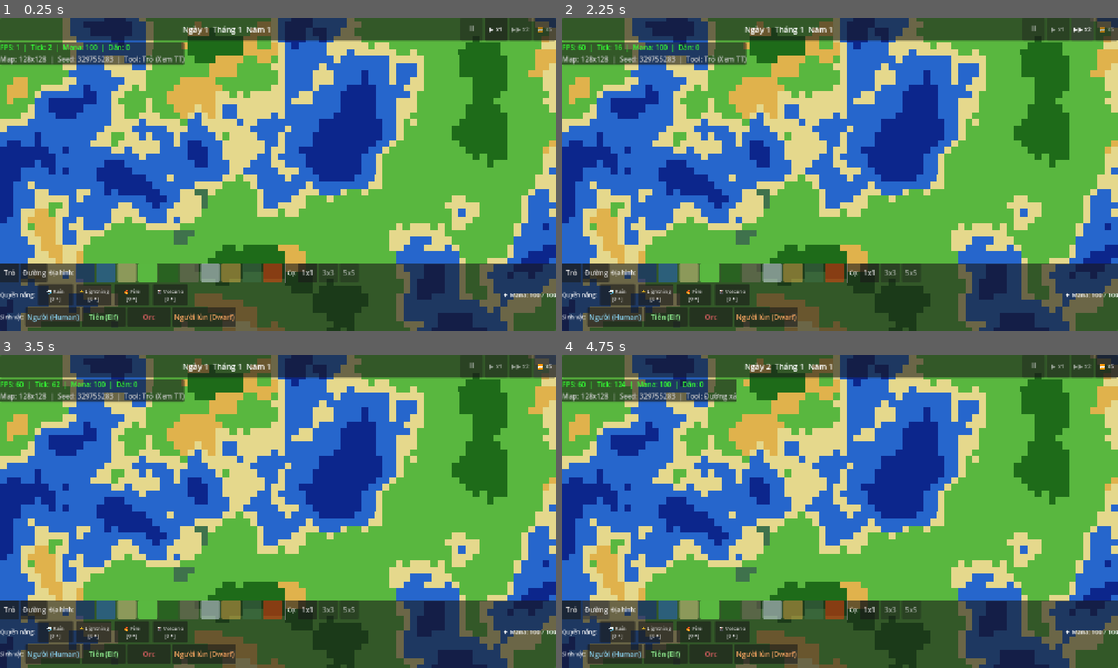
Above: before the commit, frames 1-4 (two rows, left to right).
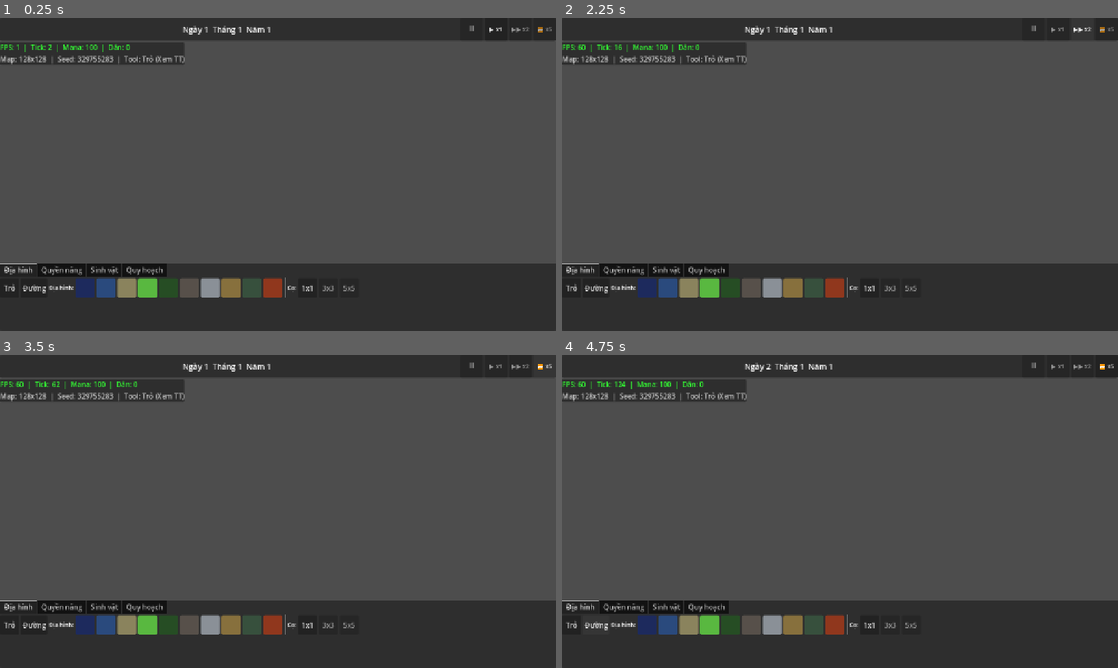
Above: after the commit, the same moments.

Repository: fate1105/worldcity
Game: Godot game, scene res://scenes/game.tscn
Same seed, same stepped clock (60 frames per second), same inputs: the game is played once before the commit and once after it.
Inputs:
- Up to frame 1 (0.25 s): no input
- Up to frame 2 (2.25 s): click "⏸" at 0.5 s; click "▶ x1" at 1.25 s; click "▶▶ x2" at 2 s
- Up to frame 3 (3.5 s): click "⏩ x5" at 2.75 s
- Up to frame 4 (4.75 s): click "Trỏ" at 3.5 s; click "Đường" at 4.25 s

The runs differ from the first frame. In frame 1, 94% of the frame differs, in the area x 0-100%, y 0-100%; in frame 2, 94%; in frame 3, 94%; in frame 4, 94%.
Error after the commit: Parse Error: Cannot find member "ZoneType" in base "TileGrid". (res://src/sim/city/city_system.gd:26)

Commit message:
feat: Milestone 6 - Zoning RCI and auto-grow Buildings

Diff:
--- a/scenes/game.gd
+++ b/scenes/game.gd
@@ -18,15 +18,17 @@
 var _world_state: WorldState
 var _power_system: PowerSystem
 var _citizen_system: CitizenSystem
+var _city_system: CitySystem
 var _pathfinding: PathfindingSystem
 var _rng: RandomNumberGenerator
 
 # --- Trạng thái công cụ ---
-enum ToolMode { SELECT, TERRAIN, POWER, SPAWN, ROAD }
+enum ToolMode { SELECT, TERRAIN, POWER, SPAWN, ROAD, ZONE }
 var _tool_mode: ToolMode   = ToolMode.SELECT
 var _active_terrain: int   = TileGrid.TileType.GRASS
 var _active_power: String  = ""
 var _active_race: int      = 0
+var _active_zone: int      = 0
 var _brush_size: int       = 1
 var _mouse_held: bool      = false
 
@@ -50,6 +52,7 @@
 	# PowerSystem & CitizenSystem
 	_power_system = PowerSystem.new(_rng)
 	_citizen_system = CitizenSystem.new(_rng)
+	_city_system = CitySystem.new(_rng)
 	_pathfinding = PathfindingSystem.new(_world_state)
 
 	# Đồng bộ clock
@@ -76,6 +79,8 @@
 		_toolbar.select_tool_selected.connect(_on_select_tool)
 	if _toolbar.has_signal("road_tool_selected"):
 		_toolbar.road_tool_selected.connect(_on_road_tool)
+	if _toolbar.has_signal("zone_selected"):
+		_toolbar.zone_selected.connect(_on_zone_selected)
 
 	# Clock signals
 	EventBus.tick_happened.connect(_on_tick)
@@ -102,6 +107,7 @@
 	# Lửa lan mỗi ngày
 	_power_system.process_fire(_world_state.tile_grid)
 	_citizen_system.process_day(_world_state)
+	_city_system.process_day(_world_state)
 	# Đánh dirty toàn bộ chunk chứa lửa (WorldView tự kiểm tra)
 	_mark_fire_dirty()
 
@@ -163,6 +169,8 @@
 			_spawn_citizen(tile_pos.x, tile_pos.y)
 		ToolMode.ROAD:
 			_paint_road(tile_pos.x, tile_pos.y)
+		ToolMode.ZONE:
+			_paint_zone(tile_pos.x, tile_pos.y)
 
 func _screen_to_tile(screen_pos: Vector2) -> Vector2i:
 	var world_pos: Vector2 = get_viewport().get_canvas_transform().affine_inverse() * screen_pos
@@ -212,6 +220,16 @@
 	_world_view.mark_dirty(tx, ty)
 	EventBus.tile_changed.emit(tx, ty)
 
+func _paint_zone(tx: int, ty: int) -> void:
+	var grid: TileGrid = _world_state.tile_grid
+	var r: int = int(_brush_size / 2.0)
+	for y: int in range(ty - r, ty + r + 1):
+		for x: int in range(tx - r, tx + r + 1):
+			if grid.in_bounds(x, y):
+				grid.zone[grid.idx(x, y)] = _active_zone
+				_world_view.mark_dirty(x, y)
+				EventBus.tile_changed.emit(x, y)
+
 # ──────────────────────────────────────────────
 # Toolbar callbacks
 # ──────────────────────────────────────────────
@@ -221,6 +239,10 @@
 
 func _on_road_tool() -> void:
 	_tool_mode = ToolMode.ROAD
+
+func _on_zone_selected(z: int) -> void:
+	_active_zone = z
+	_tool_mode = ToolMode.ZONE
 
 func _on_terrain_selected(terrain_type: int) -> void:
 	_active_terrain = terrain_type
@@ -259,6 +281,8 @@
 			return "Trỏ (Xem TT)"
 		ToolMode.ROAD:
 			return "Đường xá"
+		ToolMode.ZONE:
+			return "Quy hoạch [%dx%d]" % [_brush_size, _brush_size]
 		ToolMode.TERRAIN:
 			return "Địa hình [%dx%d]" % [_brush_size, _brush_size]
 		ToolMode.POWER:
--- /dev/null
+++ b/src/sim/city/building.gd
@@ -0,0 +1,19 @@
+class_name Building
+extends RefCounted
+
+var id: int
+var type: String
+var x: int
+var y: int
+var width: int
+var height: int
+var level: int = 1
+var active: bool = true
+
+func _init(b_id: int, b_type: String, bx: int, by: int, bw: int, bh: int) -> void:
+	id = b_id
+	type = b_type
+	x = bx
+	y = by
+	width = bw
+	height = bh
--- /dev/null
+++ b/src/sim/city/city_system.gd
@@ -0,0 +1,81 @@
+class_name CitySystem
+extends RefCounted
+
+## Quản lý các công trình (Buildings), quy hoạch (Zoning) và nhu cầu (Demand)
+
+var _next_id: int = 1
+var _rng: RandomNumberGenerator
+
+func _init(rng: RandomNumberGenerator) -> void:
+	_rng = rng
+
+## Gọi mỗi ngày để mô phỏng phát triển đô thị (nhà tự mọc)
+func process_day(world_state: WorldState) -> void:
+	_grow_buildings(world_state)
+
+func _grow_buildings(world_state: WorldState) -> void:
+	var grid: TileGrid = world_state.tile_grid
+	# Lấy ngẫu nhiên vài ô để thử xây nhà (tránh duyệt toàn bản đồ mỗi ngày gây lag)
+	var checks: int = 100
+	for i in range(checks):
+		var x: int = _rng.randi_range(0, grid.width - 1)
+		var y: int = _rng.randi_range(0, grid.height - 1)
+		var idx: int = grid.idx(x, y)
+
+		var z: int = grid.zone[idx]
+		if z == TileGrid.ZoneType.NONE or grid.building_id[idx] != -1:
+			continue # Ô không được quy hoạch hoặc đã có nhà
+
+		if grid.terrain[idx] <= 1 or grid.terrain[idx] == 5 or grid.terrain[idx] == 9:
+			continue # Không xây trên biển, núi, dung nham
+
+		# Thử xây nhà theo zone
+		if z == TileGrid.ZoneType.R:
+			_try_place_building(world_state, x, y, "house_1")
+		elif z == TileGrid.ZoneType.C:
+			_try_place_building(world_state, x, y, "market")
+		elif z == TileGrid.ZoneType.I:
+			_try_place_building(world_state, x, y, "farm")
+
+func _try_place_building(world_state: WorldState, x: int, y: int, b_type: String) -> bool:
+	var b_data: Dictionary = DataDB.building(b_type)
+	if b_data.is_empty():
+		return false
+
+	var size: Array = b_data.get("size", [1, 1])
+	var bw: int = int(size[0])
+	var bh: int = int(size[1])
+	var grid: TileGrid = world_state.tile_grid
+
+	# Kiểm tra vùng trống và cùng zone
+	for dy in range(bh):
+		for dx in range(bw):
+			var nx: int = x + dx
+			var ny: int = y + dy
+			if not grid.in_bounds(nx, ny):
+				return false
+			var idx: int = grid.idx(nx, ny)
+			if grid.building_id[idx] != -1 or grid.zone[idx] == TileGrid.ZoneType.NONE:
+				return false
+			if grid.terrain[idx] <= 1 or grid.terrain[idx] == 5 or grid.terrain[idx] == 9:
+				return false
+
+	# Xây dựng
+	var b_id: int = _next_id
+	_next_id += 1
+	var building := Building.new(b_id, b_type, x, y, bw, bh)
+	world_state.buildings[b_id] = building
+
+	for dy in range(bh):
+		for dx in range(bw):
+			var idx: int = grid.idx(x + dx, y + dy)
+			grid.building_id[idx] = b_id
+
+	EventBus.building_placed.emit(b_id, x, y)
+
+	# Đánh dấu thay đổi cho WorldView
+	for dy in range(bh):
+		for dx in range(bw):
+			EventBus.tile_changed.emit(x + dx, y + dy)
+
+	return true
--- a/src/sim/tile_grid.gd
+++ b/src/sim/tile_grid.gd
@@ -24,6 +24,7 @@
 var fertility: PackedByteArray    # 0-255
 var owner_id: PackedInt32Array    # id vương quốc, -1 = không ai
 var building_id: PackedInt32Array # id công trình, -1 = không có
+var zone: PackedByteArray         # 0=None, 1=R, 2=C, 3=I
 var road: PackedByteArray         # 0/1
 var power: PackedByteArray        # 0/1
 var water: PackedByteArray        # 0/1
@@ -47,6 +48,8 @@
 	building_id = PackedInt32Array()
 	building_id.resize(size)
 	building_id.fill(-1)
+	zone = PackedByteArray()
+	zone.resize(size)
 	road = PackedByteArray()
 	road.resize(size)
 	power = PackedByteArray()
--- a/src/sim/world_state.gd
+++ b/src/sim/world_state.gd
@@ -13,6 +13,9 @@
 
 # Tham chiếu đến tập dân cư
 var citizens: CitizenStore
+
+# Danh sách các công trình (Dictionary: id -> Building)
+var buildings: Dictionary = {}
 
 # Thời gian
 var tick: int = 0
@@ -41,6 +44,7 @@
 		"month": month,
 		"year": year,
 		"tile_grid": tile_grid.to_dict(),
+		# TODO: Lên kế hoạch lưu công trình sau
 	}
 
 static func from_dict(d: Dictionary) -> WorldState:
--- a/src/ui/toolbar.gd
+++ b/src/ui/toolbar.gd
@@ -11,6 +11,7 @@
 signal brush_size_changed(size: int)
 signal select_tool_selected()
 signal road_tool_selected()
+signal zone_selected(zone_type: int)
 
 ## Màu nút terrain (khớp WorldView.TILE_COLORS)
 const TERRAIN_NAMES: Array[String] = [
@@ -40,15 +41,24 @@
 var _active_terrain: int = TileGrid.TileType.GRASS
 var _active_brush: int = 1
 
+@onready var _tab_bar: TabBar              = $BgPanel/VBox/TabBar
 @onready var _row_terrain: HBoxContainer = $BgPanel/VBox/RowTerrain
 @onready var _row_power: HBoxContainer   = $BgPanel/VBox/RowPower
 @onready var _row_spawn: HBoxContainer   = $BgPanel/VBox/RowSpawn
+@onready var _row_zone: HBoxContainer    = $BgPanel/VBox/RowZone
 
 func _ready() -> void:
 	_build_terrain_row()
 	_build_power_row()
 	_build_spawn_row()
+	_build_zone_row()
 	EventBus.mana_changed.connect(_on_mana_changed)
+
+	_tab_bar.tab_clicked.connect(_on_tab_bar_tab_clicked)
+
+	_row_power.hide()
+	_row_spawn.hide()
+	_row_zone.hide()
 
 # ──────────────────────────────────────────────
 # Xây UI theo code (tránh lỗi node path)
@@ -164,9 +174,41 @@
 		)
 		_row_spawn.add_child(btn)
 
+func _build_zone_row() -> void:
+	var lbl := Label.new()
+	lbl.text = "Quy hoạch:"
+	lbl.add_theme_font_size_override("font_size", 13)
+	_row_zone.add_child(lbl)
+
+	var zones := [
+		{"name": "Xoá", "type": 0, "color": Color.GRAY},
+		{"name": "Khu Dân cư", "type": 1, "color": Color.WEB_GREEN},
+		{"name": "Khu Thương mại", "type": 2, "color": Color.ROYAL_BLUE},
+		{"name": "Khu Công nghiệp", "type": 3, "color": Color.GOLDENROD}
+	]
+	for z in zones:
+		var btn := Button.new()
+		btn.text = z["name"]
+		btn.custom_minimum_size = Vector2(100, 36)
+		btn.add_theme_color_override("font_color", z["color"])
+		var z_type: int = z["type"]
+		btn.pressed.connect(func() -> void: zone_selected.emit(z_type))
+		_row_zone.add_child(btn)
+
 # ──────────────────────────────────────────────
 # Callbacks
 # ──────────────────────────────────────────────
+
+func _on_tab_bar_tab_clicked(tab: int) -> void:
+	_row_terrain.hide()
+	_row_power.hide()
+	_row_spawn.hide()
+	_row_zone.hide()
+	match tab:
+		0: _row_terrain.show()
+		1: _row_power.show()
+		2: _row_spawn.show()
+		3: _row_zone.show()
 
 func _on_terrain_pressed(terrain_type: int) -> void:
 	_active_terrain = terrain_type
--- a/src/ui/toolbar.tscn
+++ b/src/ui/toolbar.tscn
@@ -20,6 +20,14 @@
 layout_mode = 2
 theme_override_constants/separation = 4
 
+[node name="TabBar" type="TabBar" parent="BgPanel/VBox"]
+layout_mode = 2
+tab_count = 4
+tab_0/title = "Địa hình"
+tab_1/title = "Quyền năng"
+tab_2/title = "Sinh vật"
+tab_3/title = "Quy hoạch"
+
 [node name="RowTerrain" type="HBoxContainer" parent="BgPanel/VBox"]
 layout_mode = 2
 custom_minimum_size = Vector2(0, 44)
@@ -34,3 +42,8 @@
 layout_mode = 2
 custom_minimum_size = Vector2(0, 44)
 theme_override_constants/separation = 4
+
+[node name="RowZone" type="HBoxContainer" parent="BgPanel/VBox"]
+layout_mode = 2
+custom_minimum_size = Vector2(0, 44)
+theme_override_constants/separation = 4
--- a/src/view/world_view.gd
+++ b/src/view/world_view.gd
@@ -24,6 +24,13 @@
 const FIRE_COLOR_HIGH: Color = Color(1.0, 0.35, 0.0, 0.85)
 const FIRE_COLOR_LOW:  Color = Color(1.0, 0.65, 0.0, 0.45)
 const ROAD_COLOR: Color = Color(0.25, 0.25, 0.25)
+
+const ZONE_COLORS: Array[Color] = [
+	Color.TRANSPARENT,
+	Color(0.0, 1.0, 0.0, 0.3), # R
+	Color(0.0, 0.2, 1.0, 0.3), # C
+	Color(1.0, 0.8, 0.0, 0.3)  # I
+]
 
 var _world_state: WorldState
 var _chunks_x: int
@@ -108,9 +115,28 @@
 			var tile_type: int = grid.terrain[i]
 			var color: Color = TILE_COLORS[tile_type]
 
-			# Overlay đường xá
-			if grid.road[i] > 0:
-				color = color.blend(ROAD_COLOR.lerp(Color.TRANSPARENT, 0.3))
+			# Công trình (Building)
+			var b_id: int = grid.building_id[i]
+			if b_id > 0 and _world_state.buildings.has(b_id):
+				var b: Building = _world_state.buildings[b_id]
+				if b.type.begins_with("house"):
+					color = Color(0.2, 0.6, 0.2)
+				elif b.type == "market" or b.type.begins_with("shop"):
+					color = Color(0.2, 0.2, 0.8)
+				else:
+					color = Color(0.8, 0.6, 0.1) # Farm, industry
+				# Vẽ viền nếu là góc trên trái
+				if cx == b.x and cy == b.y:
+					color = color.lightened(0.2)
+			else:
+				# Overlay đường xá
+				if grid.road[i] > 0:
+					color = color.blend(ROAD_COLOR.lerp(Color.TRANSPARENT, 0.3))
+
+				# Overlay quy hoạch (Zone) - chỉ hiện khi chưa có nhà
+				var z: int = grid.zone[i]
+				if z > 0:
+					color = color.blend(ZONE_COLORS[z])
 
 			# Overlay lửa
 			var fire_val: int = grid.fire[i]
Not shown, added: src/sim/city/building.gd.uid
Not shown, added: src/sim/city/city_system.gd.uid
Not shown, added: src/sim/pathfinding_system.gd.uid
